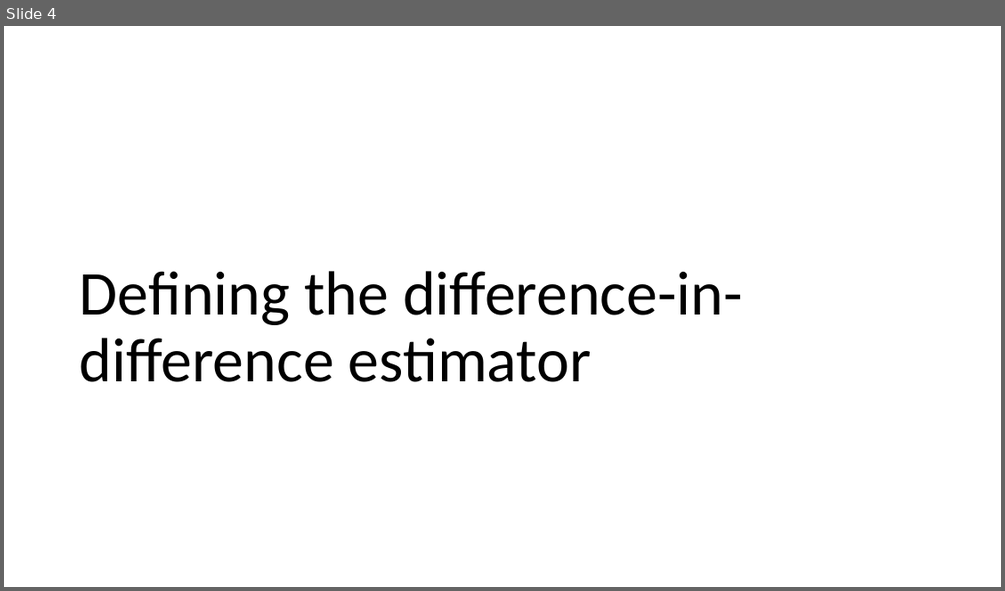
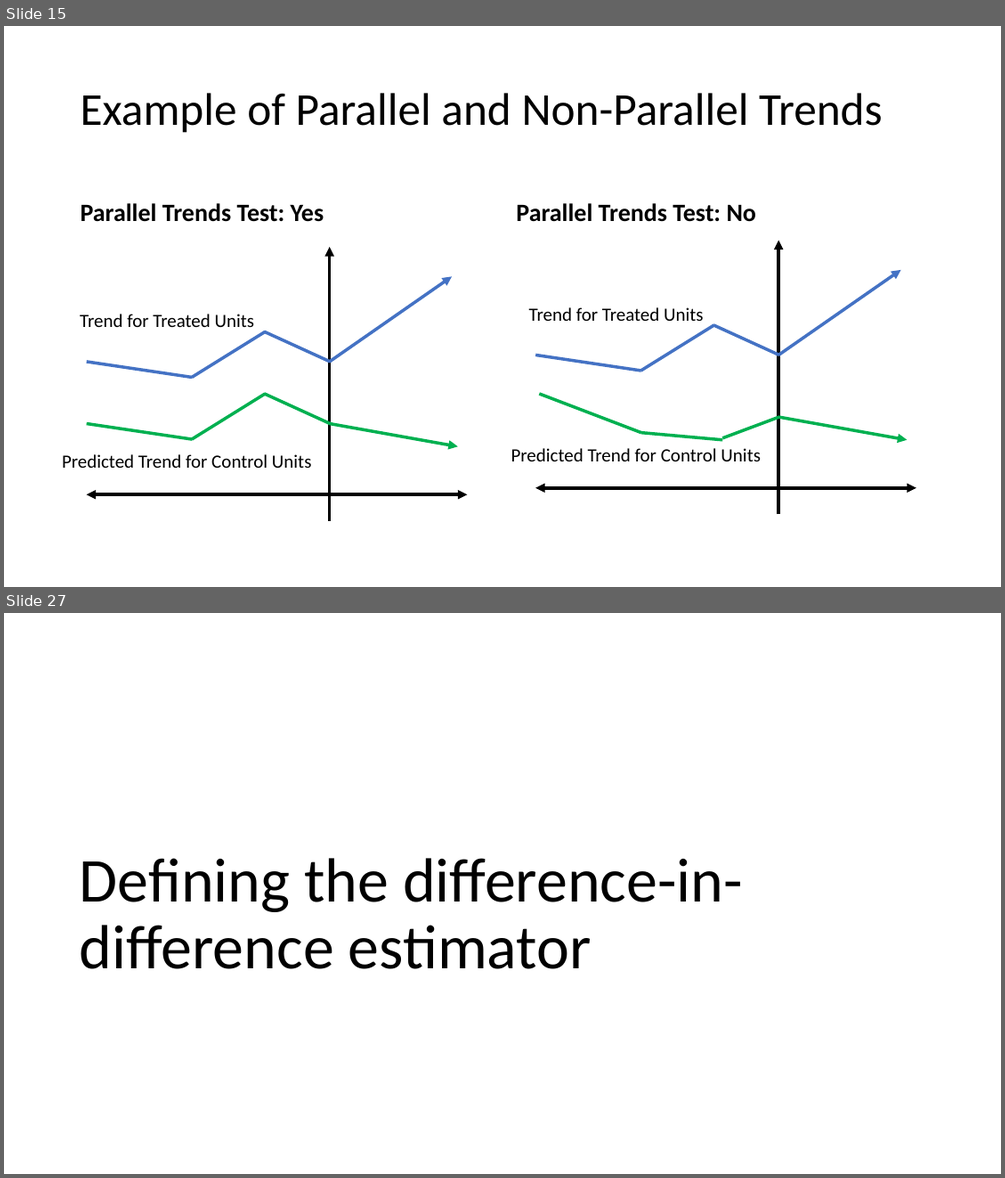
Before and after one commit to shoepaladin/causalinference_crashcourse, a slide deck: Powerpoints/6 DiffnDiff (WIP).pptx. Shown one above the other, each under a label of ours: slide 4 before the commit, slides 15 and 27 after it; the slides between them are not shown. The pictures are 1005x591 and 1005x1178 pixels, drawn with LibreOffice and Linux fonts; fonts in the diff are those of the drawing. Boxes give left, top, right and bottom in pixels: in the first picture for what was removed or moved away, otherwise in the second. Text is boxed around its words. In the diff, an @@ line names an element or a change of style, - is before the commit and + after.

```diff
--- a/Powerpoints/6 DiffnDiff (WIP).pptx
+++ b/Powerpoints/6 DiffnDiff (WIP).pptx
@@ slide 15 added at box(4, 26, 1001, 587), background #FFFFFF @@
@@ title added at box(81, 93, 882, 133), 44 pt, text #000000 @@
+Example of Parallel and Non-Parallel Trends
@@ text added at box(81, 203, 324, 222), 24 pt, text #000000, bold @@
+Parallel Trends Test: Yes
@@ text added at box(516, 203, 756, 222), 24 pt, text #000000, bold @@
+Parallel Trends Test: No
@@ arrow added from (329, 521) to (329, 247), #000000 3 pt @@
@@ arrow added from (778, 515) to (778, 240), #000000 3 pt @@
@@ group added at box(80, 276, 452, 378): 3 lines, 1 arrow, 1 text @@
+Trend for Treated Units
@@ group added at box(529, 270, 901, 370): 3 lines, 1 arrow, 1 text @@
+Trend for Treated Units
@@ group added at box(511, 394, 907, 461): 3 lines, 1 arrow, 1 text @@
+Predicted Trend for Control Units
@@ group added at box(62, 394, 458, 467): 3 lines, 1 arrow, 1 text @@
+Predicted Trend for Control Units
@@ double arrow added from (468, 494) to (86, 494), #000000 3 pt @@
@@ double arrow added from (916, 488) to (535, 488), #000000 3 pt @@
@@ what was slide 4 is now slide 27 @@
```
Also in this commit, not shown: 2 slides changed, 22 other slides added, 3 other files.
